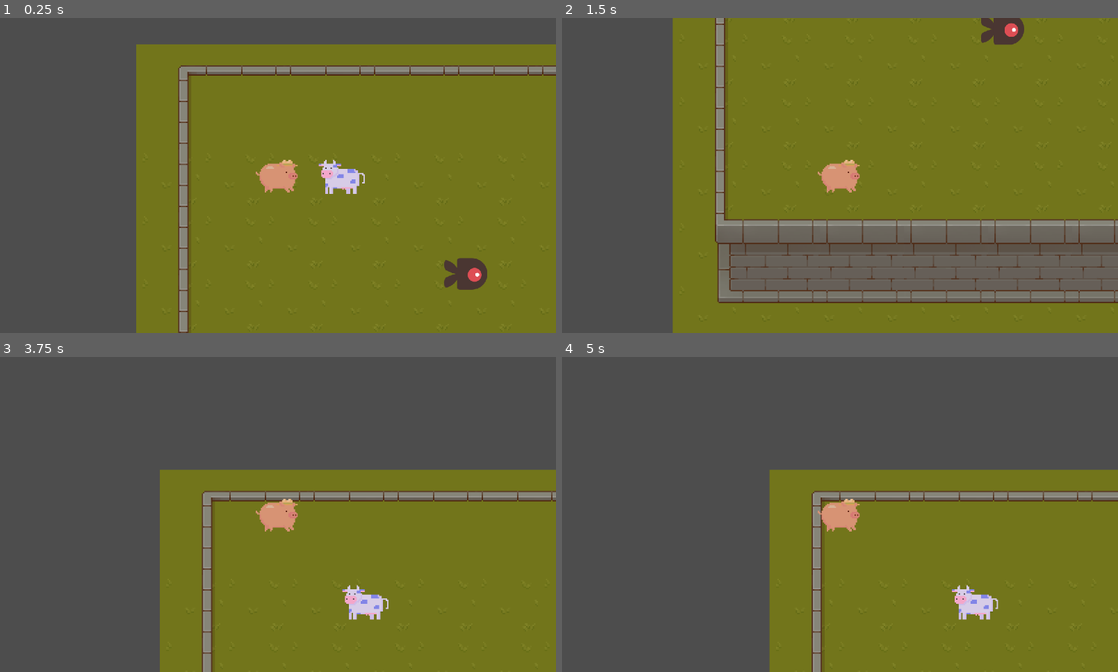
Above: before the commit, frames 1-4 (two rows, left to right).
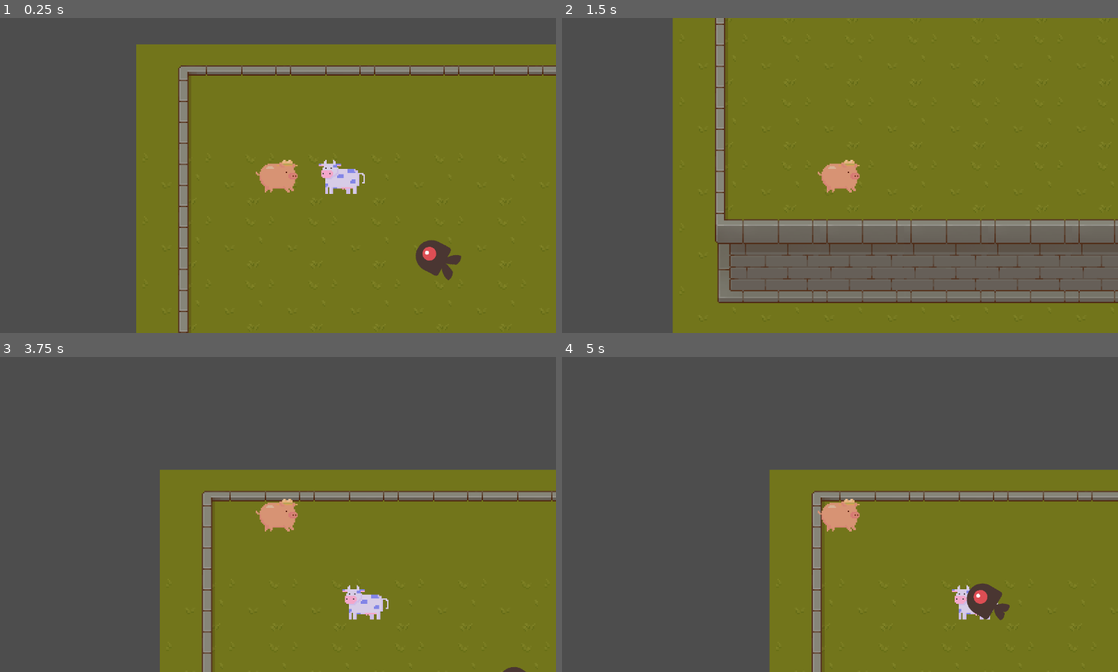
Above: after the commit, the same moments.

Repository: JasonLee4/MaizeRunnerGame
Game: Godot game, scene res://scenes/levels/main_level.tscn
Two runs of this game, one before a commit and one after it. Both use one fixed random seed, a clock stepped at 60 frames per second and the inputs below.
Inputs:
- Up to frame 1 (0.25 s): no input
- Up to frame 2 (1.5 s): hold D (right) 0.53-1.28 s; hold Space (space) 0.53-1.28 s; hold S (down) from 1.28 s (still down); tap Space (space) at 1.35 s
- Up to frame 3 (3.75 s): tap Enter at 2, 3.5 s; release S (down) at 2.03 s; hold D (right) 2.03-2.78 s; hold Space (space) 2.03-2.78 s; hold W (up) 2.78-3.53 s; tap Space (space) at 2.85 s; hold A (left) from 3.53 s (still down); hold Space (space) from 3.53 s (still down)
- Up to frame 4 (5 s): keep holding A (left); release Space (space) at 4.28 s; tap Space (space) at 4.35 s

The runs differ from the first frame. In frame 1, 1.1% of the frame differs, in the area x 74-88%, y 70-87%; in frame 2, 0.6%; in frame 3, less than 0.1%; in frame 4, 0.6%.
Error before the commit: Invalid access to property or key 'global_position' on a base object of type 'null instance'. (res://Mob.gd:9)

Commit message:
fix merge confs

Diff:
--- a/Mob.gd
+++ b/scenes/enemies/enemy.gd
@@ -3,7 +3,7 @@
 @export var speed = 100
 var pig_position
 var target_position
-@onready var pig = get_parent().get_node("Pig").get_node("CharacterBody2D")
+@onready var pig = get_parent().get_node("Pig")
 
 func _physics_process(delta):
 	pig_position = pig.global_position
--- a/scenes/characters/enemy.tscn
+++ b/scenes/enemies/enemy.tscn
@@ -1,6 +1,6 @@
-[gd_scene load_steps=9 format=3 uid="uid://cu6fbl27cj8ni"]
+[gd_scene load_steps=10 format=3 uid="uid://cu6fbl27cj8ni"]
 
-[ext_resource type="Script" path="res://Mob.gd" id="1_v0rk3"]
+[ext_resource type="Script" path="res://scenes/enemies/enemy.gd" id="1_ojurb"]
 [ext_resource type="Texture2D" uid="uid://825vqg53eb4y" path="res://assets/enemyFlyingAlt_1.png" id="2_o6mjj"]
 [ext_resource type="Texture2D" uid="uid://emfpb4u68gqe" path="res://assets/enemyFlyingAlt_2.png" id="3_x7ygf"]
 [ext_resource type="Texture2D" uid="uid://cwu076qg8x6r6" path="res://assets/enemySwimming_1.png" id="4_66qlc"]
@@ -44,8 +44,10 @@
 "speed": 5.0
 }]
 
-[node name="enemy" type="CharacterBody2D"]
-script = ExtResource("1_v0rk3")
+[sub_resource type="CircleShape2D" id="CircleShape2D_l23aq"]
+
+[node name="Enemy" type="CharacterBody2D"]
+script = ExtResource("1_ojurb")
 metadata/_edit_group_ = true
 
 [node name="AnimatedSprite2D" type="AnimatedSprite2D" parent="."]
@@ -54,5 +56,6 @@
 animation = &"walk"
 
 [node name="CollisionShape2D" type="CollisionShape2D" parent="."]
+shape = SubResource("CircleShape2D_l23aq")
 
 [node name="VisibleOnScreenNotifier2D" type="VisibleOnScreenNotifier2D" parent="."]
--- a/scenes/levels/main_level.tscn
+++ b/scenes/levels/main_level.tscn
@@ -6,7 +6,8 @@
 [ext_resource type="Texture2D" uid="uid://cgi1v6psm40ow" path="res://assets/tilesets/testTiles.png" id="2_woull"]
 [ext_resource type="Texture2D" uid="uid://dfi1i4ca0lpgk" path="res://assets/tilesets/TX Tileset Wall.png" id="3_xc6mv"]
 [ext_resource type="PackedScene" uid="uid://glrhtxg4gl54" path="res://scenes/characters/cow.tscn" id="5_72f2b"]
-[ext_resource type="PackedScene" uid="uid://cu6fbl27cj8ni" path="res://scenes/characters/enemy.tscn" id="6_a3uyv"]
+[ext_resource type="PackedScene" uid="uid://cu6fbl27cj8ni" path="res://scenes/enemies/enemy.tscn" id="6_a3uyv"]
+
 [sub_resource type="TileSetAtlasSource" id="TileSetAtlasSource_k4stf"]
 texture = ExtResource("1_nebb2")
 0:0/0 = 0
@@ -1572,5 +1573,5 @@
 [node name="Cow" parent="." instance=ExtResource("5_72f2b")]
 position = Vector2(158, 102)
 
-[node name="enemy" parent="." instance=ExtResource("6_a3uyv")]
+[node name="Enemy" parent="." instance=ExtResource("6_a3uyv")]
 position = Vector2(251, 175)
Not shown: 1 places in scenes/levels/main_level.tscn that only renumber resources
